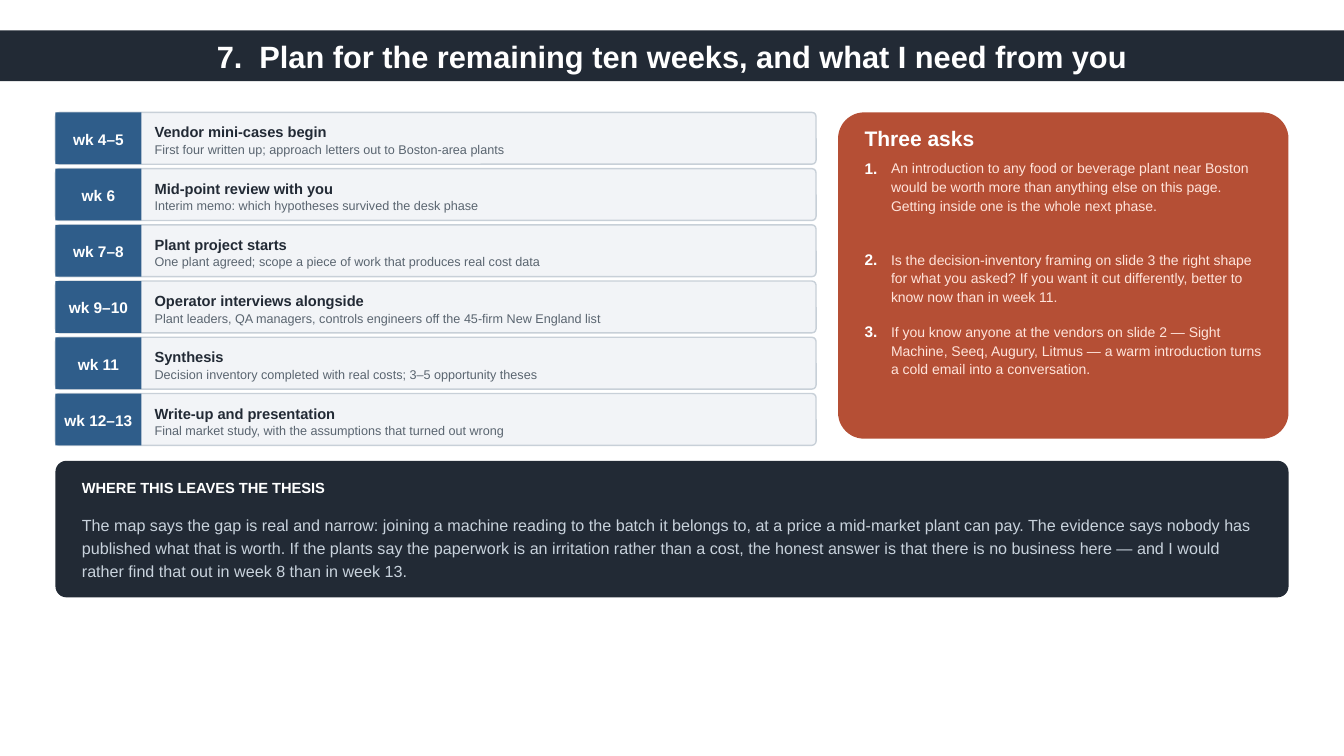
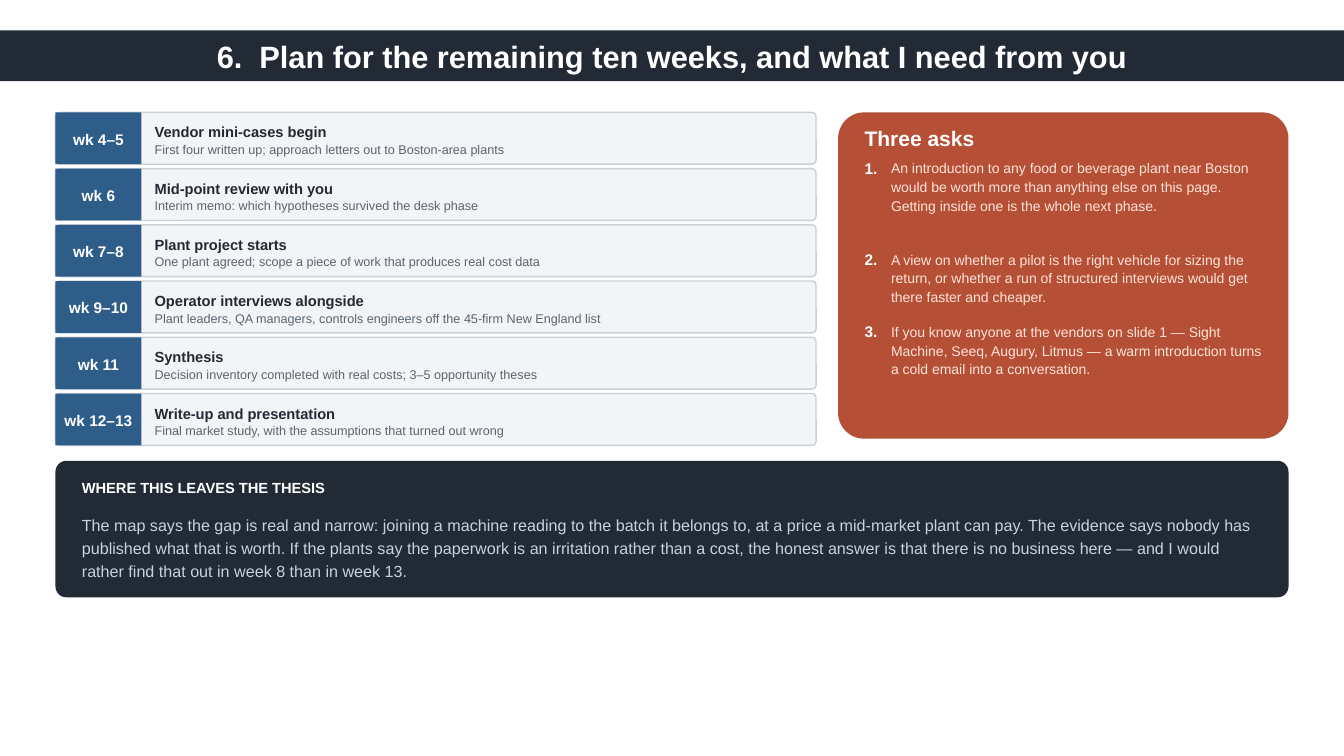
Before and after one commit to theamanmishra/Startup-Research, a slide deck: slide 7 of manu-data-layer/deck/ip-update-2026-09-28.pptx (slide 8 before the commit). Drawn at 1344x756 pixels with LibreOffice and Linux fonts; fonts in the diff are those of the drawing. Boxes give left, top, right and bottom in pixels: in the first picture for what was removed or moved away, otherwise in the second. Text is boxed around its words. In the diff, an @@ line names an element or a change of style, - is before the commit and + after.

```diff
--- a/manu-data-layer/deck/ip-update-2026-09-28.pptx
+++ b/manu-data-layer/deck/ip-update-2026-09-28.pptx
@@ text in rectangle at bbox=[217, 45, 1127, 74]: text changed @@
-7. Plan for the remaining ten weeks, and what I need from you
+6. Plan for the remaining ten weeks, and what I need from you
@@ text at bbox=[891, 255, 1247, 305]: text changed @@
-Is the decision-inventory framing on slide 3 the right shape for what you asked? If you want it cut differently, better to know now than in week 11.
+A view on whether a pilot is the right vehicle for sizing the return, or whether a run of structured interviews would get there faster and cheaper.
@@ text at bbox=[891, 327, 1261, 374]: text changed @@
-If you know anyone at the vendors on slide 2 — Sight Machine, Seeq, Augury, Litmus — a warm introduction turns a cold email into a conversation.
+If you know anyone at the vendors on slide 1 — Sight Machine, Seeq, Augury, Litmus — a warm introduction turns a cold email into a conversation.
```
Also in this commit, not shown: 6 other slides changed, 1 slide removed, 2 other files.
